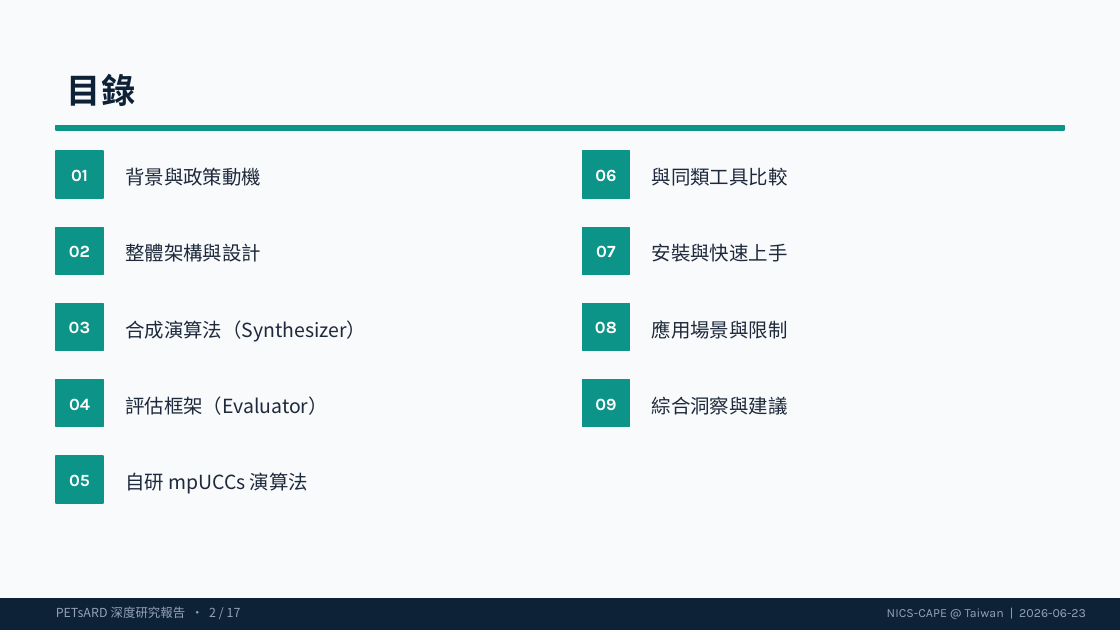
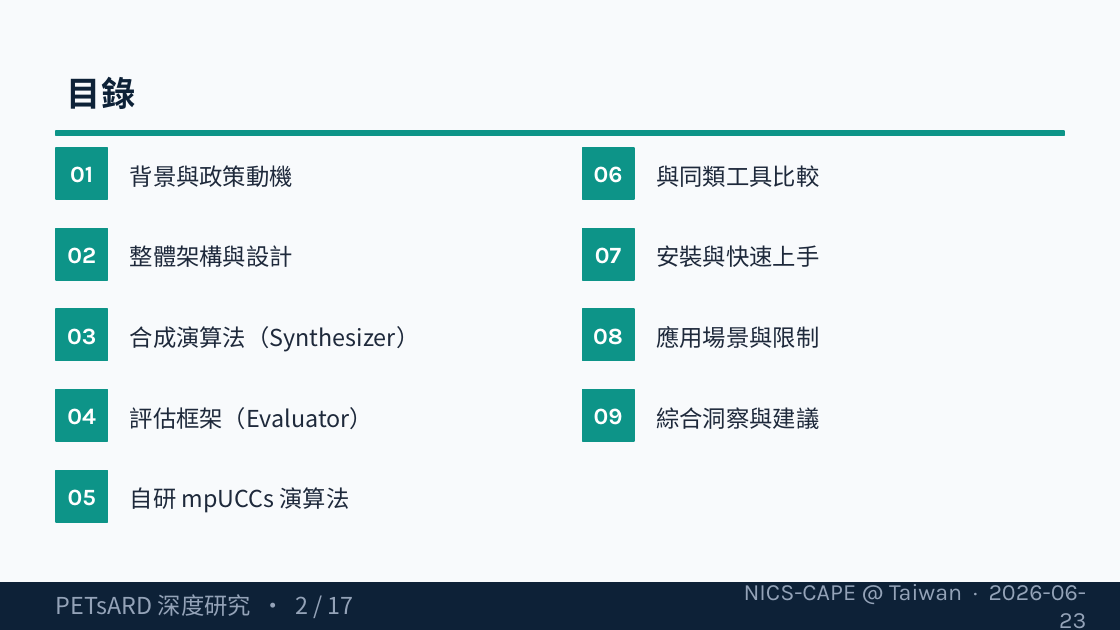
Before and after one commit to wangsc2024/knowledge, a slide deck: slide 2 of public/presentations/petsard-research-20260623.pptx. Drawn at 1120x630 pixels with LibreOffice and Linux fonts; fonts in the diff are those of the drawing. Boxes give left, top, right and bottom in pixels: in the first picture for what was removed or moved away, otherwise in the second. Text is boxed around its words. In the diff, an @@ line names an element or a change of style, - is before the commit and + after.

Commit message:
feat(presentations): 更新 PETsARD 簡報（fontSize ≥ 15 全面合規）

```diff
--- a/public/presentations/petsard-research-20260623.pptx
+++ b/public/presentations/petsard-research-20260623.pptx
@@ rectangle: place and size @@
-rectangle at (56, 125, 1064, 130)
+rectangle at (56, 131, 1064, 136)
@@ rectangle: place and size @@
-rectangle at (56, 151, 103, 198)
+rectangle at (56, 148, 108, 199)
@@ rectangle: place and size @@
-rectangle at (582, 151, 629, 198)
+rectangle at (582, 148, 634, 199)
@@ rectangle: place and size @@
-rectangle at (56, 227, 103, 274)
+rectangle at (56, 228, 108, 280)
@@ rectangle: place and size @@
-rectangle at (582, 227, 629, 274)
+rectangle at (582, 228, 634, 280)
@@ rectangle: place and size @@
-rectangle at (56, 304, 103, 351)
+rectangle at (56, 309, 108, 361)
@@ rectangle: place and size @@
-rectangle at (582, 304, 629, 351)
+rectangle at (582, 309, 634, 361)
@@ text "04": place and size @@
-text "04" at (69, 398, 90, 411)
+text "04" at (67, 408, 96, 425)
@@ rectangle: place and size @@
-rectangle at (56, 380, 103, 427)
+rectangle at (56, 390, 108, 441)
@@ text "評估框架（Evaluator）": place and size @@
-text "評估框架（Evaluator）" at (125, 396, 328, 415)
+text "評估框架（Evaluator）" at (130, 407, 373, 429)
@@ text "09": place and size @@
-text "09" at (595, 398, 616, 411)
+text "09" at (594, 408, 623, 425)
@@ rectangle: place and size @@
-rectangle at (582, 380, 629, 427)
+rectangle at (582, 390, 634, 441)
@@ text "綜合洞察與建議": place and size @@
-text "綜合洞察與建議" at (652, 396, 788, 415)
+text "綜合洞察與建議" at (656, 407, 819, 429)
@@ size 11 to 15 pt in 9 elements at (70, 166, 93, 183), (594, 166, 623, 183), (67, 247, 96, 264), (595, 247, 621, 264), (67, 328, 96, 345), (593, 328, 623, 345), (67, 408, 96, 425), (594, 408, 623, 425), (68, 489, 96, 506) @@
@@ text "05": place and size @@
-text "05" at (69, 474, 90, 487)
+text "05" at (68, 489, 96, 506)
@@ rectangle: place and size @@
-rectangle at (56, 456, 103, 503)
+rectangle at (56, 470, 108, 522)
@@ size 12.5 to 15 pt in 9 elements at (130, 165, 293, 187), (656, 165, 819, 187), (130, 245, 293, 267), (656, 245, 819, 267), (130, 326, 420, 352), (656, 326, 819, 348), (130, 407, 373, 429), (656, 407, 819, 429), (130, 487, 350, 513) @@
@@ text "自研 mpUCCs 演算法": place and size @@
-text "自研 mpUCCs 演算法" at (125, 472, 308, 494)
+text "自研 mpUCCs 演算法" at (130, 487, 350, 513)
@@ rectangle: place and size @@
-rectangle at (0, 599, 1120, 630)
+rectangle at (0, 582, 1120, 630)
@@ text at (56, 594, 354, 616): text changed; size 8 to 15 pt @@
-PETsARD 深度研究報告 · 2 / 17
+PETsARD 深度研究 · 2 / 17
@@ text at (744, 579, 1087, 628): text changed; size 8 to 15 pt @@
-NICS-CAPE @ Taiwan | 2026-06-23
+NICS-CAPE @ Taiwan · 2026-06-23
```
Also in this commit, not shown: 16 other slides changed.
